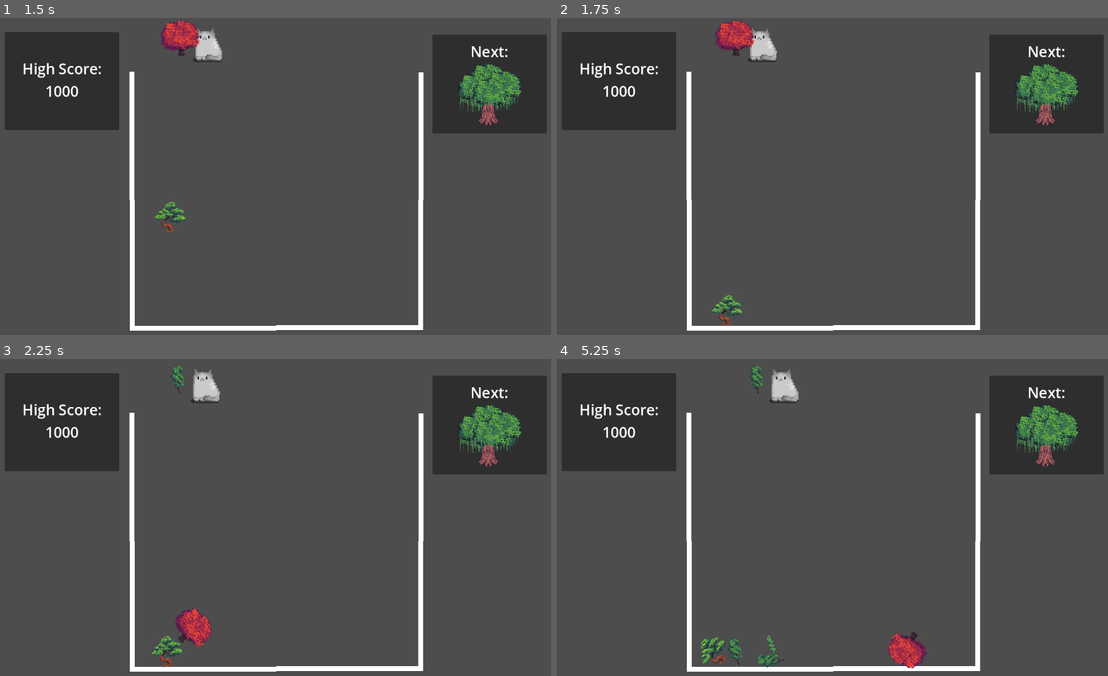
Above: before the commit, frames 1-4 (two rows, left to right).
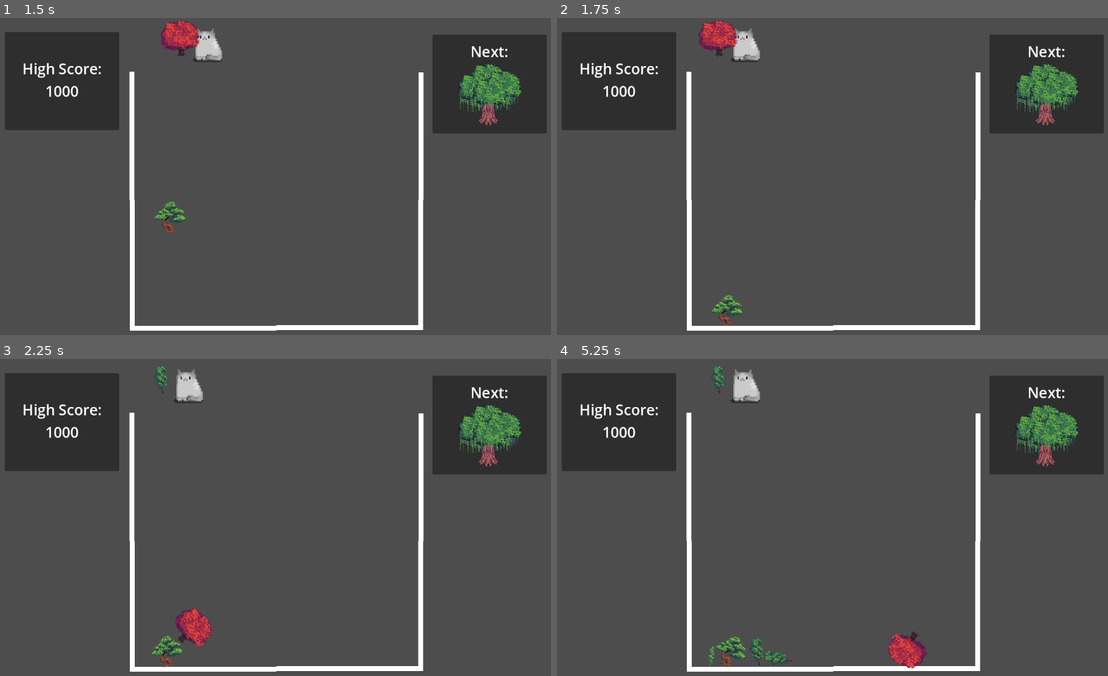
Above: after the commit, the same moments.

Repository: emilykrohn/TreeikaGame
Game: Godot game, scene res://Scenes/Game/main.tscn
Same seed, same stepped clock (60 frames per second), same inputs: the game is played once before the commit and once after it.
Inputs:
- Up to frame 1 (1.5 s): tap Enter at 0.5 s; hold Right (ui_right) 0.53-1.28 s; tap Space (ui_select) at 0.6, 0.77, 1.07, 1.35 s; hold Left (ui_left) from 1.28 s (still down)
- Up to frame 2 (1.75 s): keep holding Left (ui_left); tap Space (ui_select) at 1.52 s
- Up to frame 3 (2.25 s): tap Space (ui_select) at 1.82, 2, 2.1 s; release Left (ui_left) at 2.03 s; hold Right (ui_right) from 2.03 s (still down)
- Up to frame 4 (5.25 s): tap Space (ui_select) at 2.85, 3.02, 3.32, 3.6, 3.77, 4.07, 4.35, 4.52, 4.82, 5.1 s; release Right (ui_right) at 3.53 s; hold Left (ui_left) from 3.53 s (still down)

Frame 1 is identical in both runs. In frame 2, 1.2% of the frame differs, in the area x 25-40%, y 0-14%; in frame 3, 0.8%; in frame 4, 1.7%, in the area x 26-44%, y 2-98%.

Commit message:
Add input cooldown
Helps with bug where player clicks the space bar really fast

Diff:
--- a/Scenes/Game/player.tscn
+++ b/Scenes/Game/player.tscn
@@ -79,5 +79,9 @@
 wait_time = 0.5
 autostart = true
 
+[node name="input_cooldown" type="Timer" parent="."]
+autostart = true
+
 [connection signal="timeout" from="drop/Timer" to="drop" method="_on_timer_timeout"]
 [connection signal="timeout" from="move_cooldown" to="." method="_on_move_cooldown_timeout"]
+[connection signal="timeout" from="input_cooldown" to="." method="_on_input_cooldown_timeout"]
--- a/Scripts/player.gd
+++ b/Scripts/player.gd
@@ -1,15 +1,20 @@
 extends CharacterBody2D
 
 const SPEED := 10
-var can_move = true
+var can_move := true
+var can_drop := true
 
 func _physics_process(_delta):
 	$drop.spawn_tree()
-	if Input.is_action_just_pressed("ui_select"):
+	if can_drop and Input.is_action_just_pressed("ui_select"):
 		can_move = false
+		can_drop = false
 		$drop.drop_tree()
 	if can_move:
 		$movement.move(SPEED)
 
 func _on_move_cooldown_timeout():
 	can_move = true
+
+func _on_input_cooldown_timeout():
+	can_drop = true
